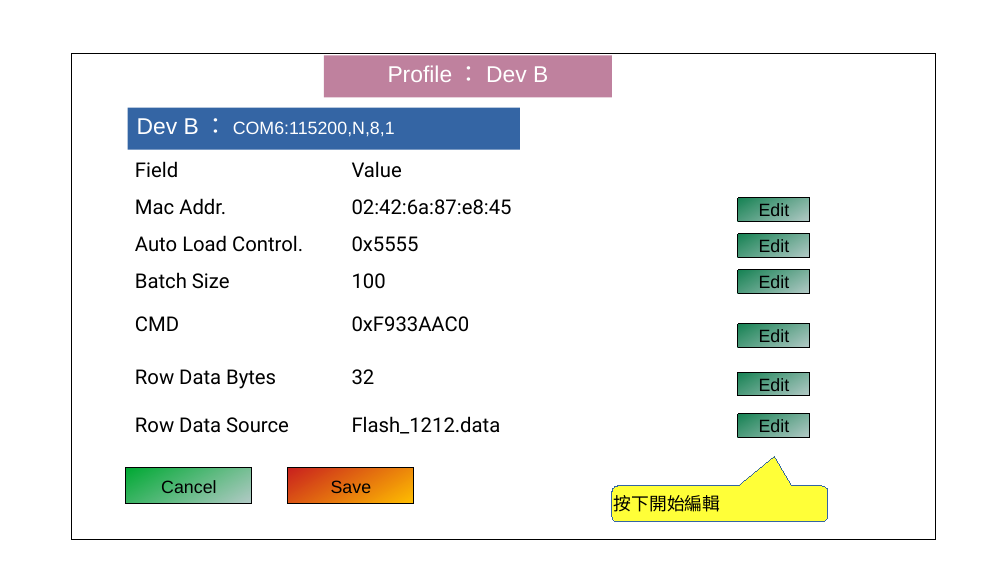
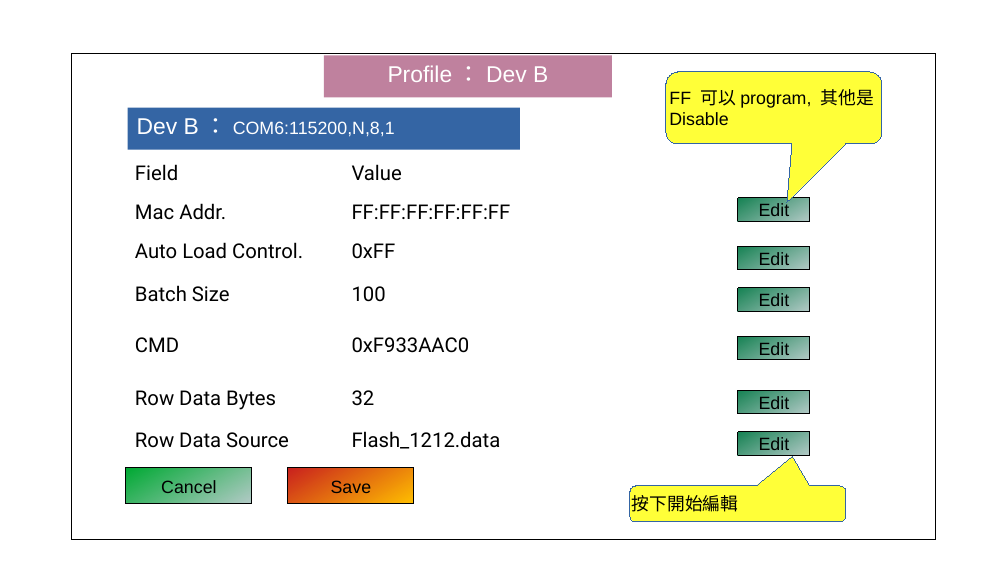
Before and after one commit to tomjpsun/obsidianVaults, a slide deck: slide 3 of DM9051A OTP 燒錄專案/8051A OTP GUI.odp. Drawn at 1008x567 pixels with LibreOffice and Linux fonts; fonts in the diff are those of the drawing. Boxes give left, top, right and bottom in pixels: in the first picture for what was removed or moved away, otherwise in the second. Text is boxed around its words. In the diff, an @@ line names an element or a change of style, - is before the commit and + after.

Commit message:
vault backup: 2023-12-15 13:59:59
Affected files:
DM9051A OTP 燒錄專案/.~lock.8051A OTP GUI.odp#
DM9051A OTP 燒錄專案/8051A OTP GUI.odp

```diff
--- a/DM9051A OTP 燒錄專案/8051A OTP GUI.odp
+++ b/DM9051A OTP 燒錄專案/8051A OTP GUI.odp
@@ rounded speech box added at [666,72,882,145], fill #FFFF38, outline #3465A4 0 pt, 14 pt, text #000000 @@
+FF 可以program, 其他是 Disable
@@ table at [126,154,840,467] @@
-row 2, column 2: 02:42:6a:87:e8:45
+row 2, column 2: FF:FF:FF:FF:FF:FF
-row 3, column 2: 0x5555
+row 3, column 2: 0xFF
@@ rectangle "Edit": place and size @@
-rectangle "Edit" at [738,234,810,258]
+rectangle "Edit" at [738,246,810,270]
@@ 3 rectangles: place and size @@
-3 rectangles at [738,270,810,438]
+3 rectangles at [738,288,810,456]
@@ rectangle "Edit": place and size @@
-rectangle "Edit" at [738,324,810,348]
+rectangle "Edit" at [738,337,810,360]
@@ rectangle removed at [738,414,810,438] @@
-Edit
@@ rounded speech box "按下開始編輯": place and size @@
-rounded speech box "按下開始編輯" at [612,486,828,521]
+rounded speech box "按下開始編輯" at [630,486,846,521]
```
Also in this commit, not shown: 1 other file.
